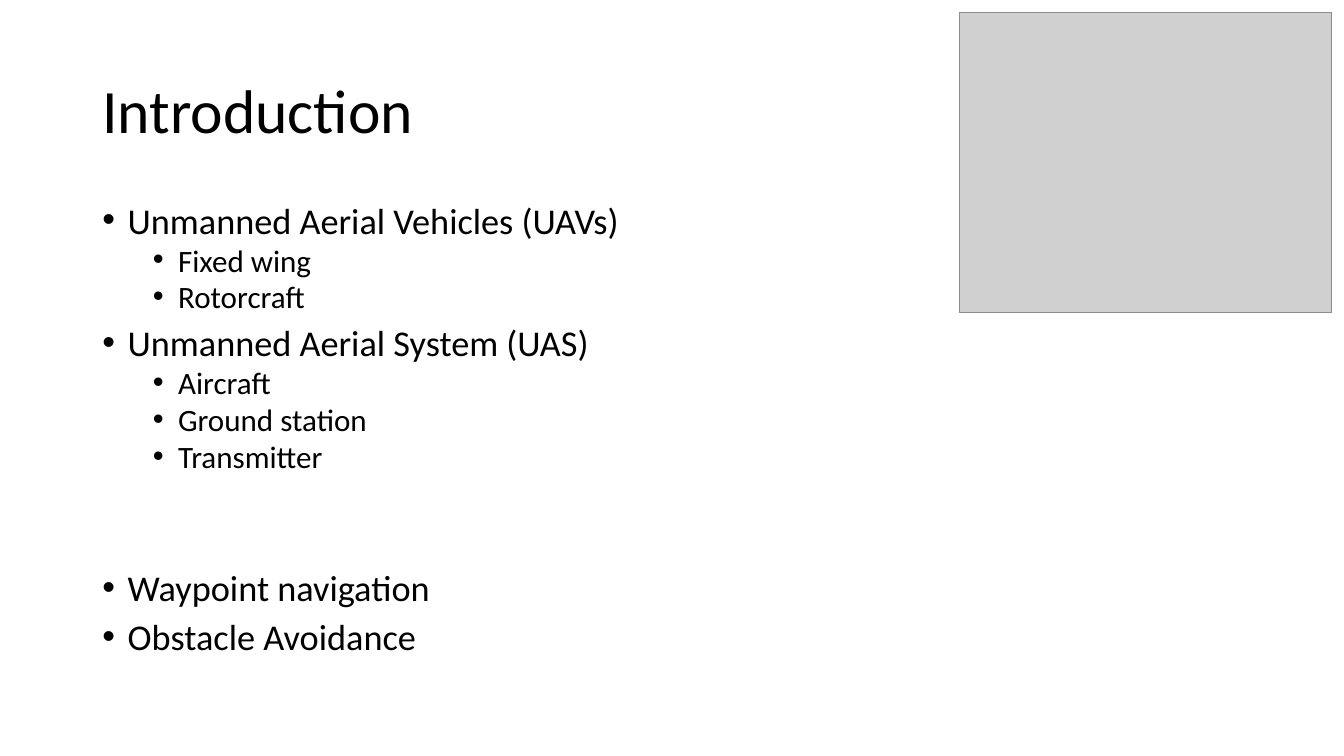
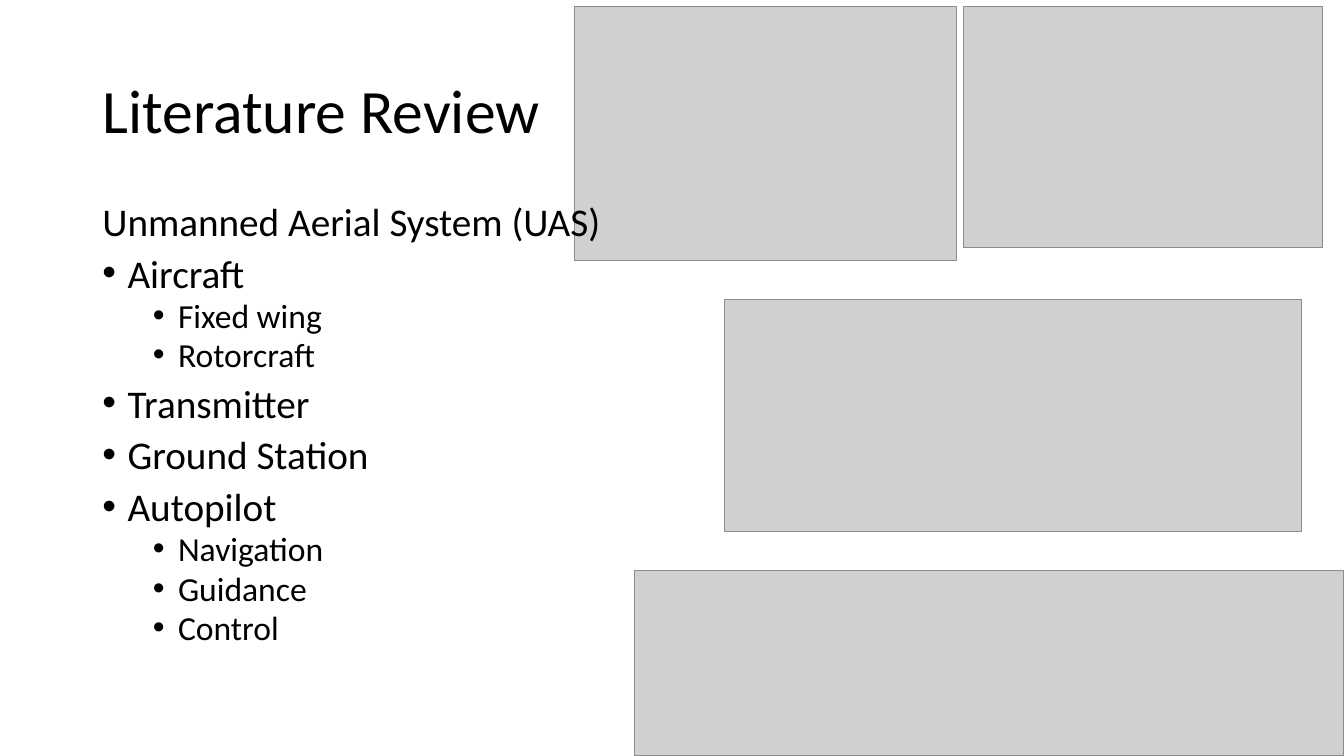
Before and after one commit to Flyingbobcats/thesisProposal2, a slide deck: slide 4 of Prop.pptx (slide 2 before the commit). Drawn at 1344x756 pixels with LibreOffice and Linux fonts; fonts in the diff are those of the drawing; grey boxes stand for pictures. Boxes give left, top, right and bottom in pixels: in the first picture for what was removed or moved away, otherwise in the second. Text is boxed around its words. In the diff, an @@ line names an element or a change of style, - is before the commit and + after.

Commit message:
updating presentation

```diff
--- a/Prop.pptx
+++ b/Prop.pptx
@@ picture added at [575, 6, 956, 260] @@
@@ picture: place and size @@
-picture at [960, 13, 1332, 313]
+picture at [964, 6, 1324, 248]
@@ title at [102, 90, 539, 134]: text changed @@
-Introduction
+Literature Review
@@ text added at [102, 203, 601, 641], 28 pt, text #000000 @@
+Unmanned Aerial System (UAS)
+• Aircraft
+  • Fixed wing
+  • Rotorcraft
+• Transmitter
+• Ground Station
+• Autopilot
+  • Navigation
+  • Guidance
+  • Control
@@ text removed at [128, 208, 619, 651] @@
-• Unmanned Aerial Vehicles (UAVs)
-  • Fixed wing
-  • Rotorcraft
-• Unmanned Aerial System (UAS)
-  • Aircraft
-  • Ground station
-  • Transmitter
-• Waypoint navigation
-• Obstacle Avoidance
@@ picture added at [725, 300, 1302, 531] @@
@@ picture added at [634, 571, 1344, 756] @@
```
Also in this commit, not shown: 3 other slides changed, 5 slides added, 6 slides removed, 7 other files.
